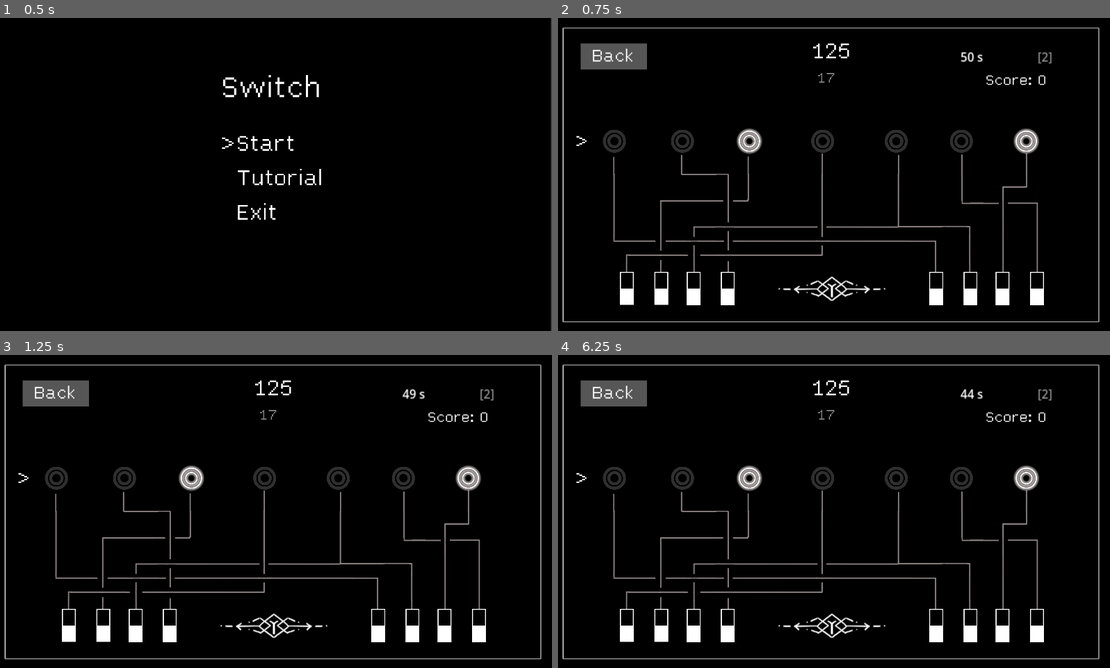
Above: before the commit, frames 1-4 (two rows, left to right).
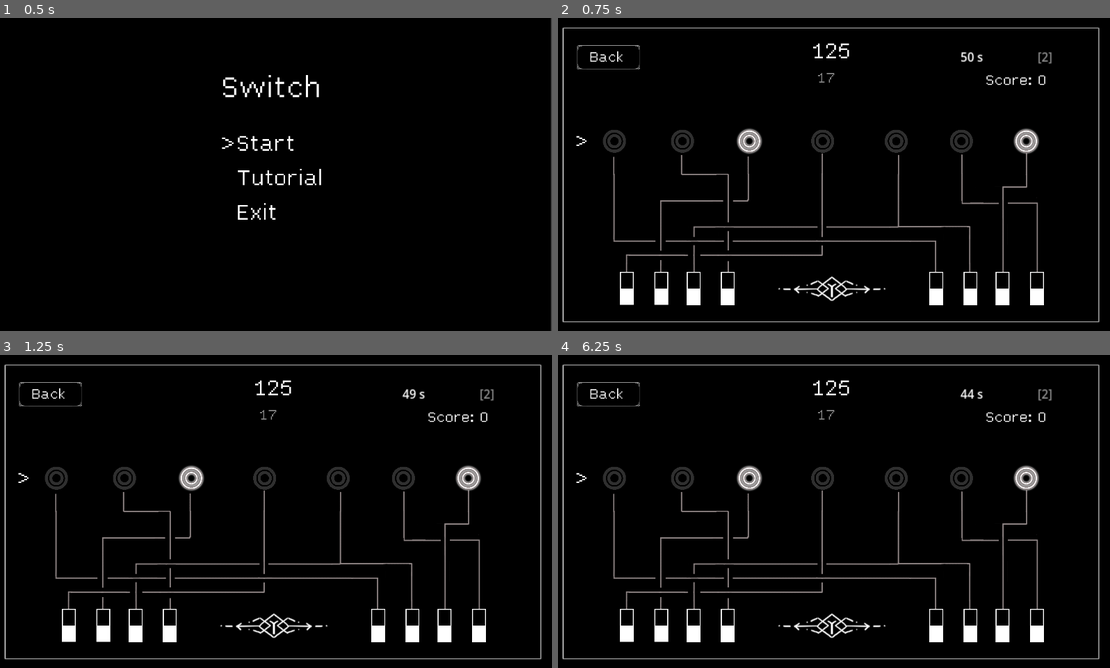
Above: after the commit, the same moments.

Repository: DragonCat4012/Switch
Game: Godot game, scene res://Scenes/menu.tscn
The game is run twice, just before and just after one commit, with the same random seed, the same clock (stepped at 60 frames per second) and the same inputs.
Inputs (mouse positions are in pixels of both pictures, inside the frame that each line leads up to):
- Up to frame 1 (0.5 s): no input
- Up to frame 2 (0.75 s): tap Enter (ui_accept) at 0.5 s; move the mouse to (955, 158) at 0.52 s; hold Right (ui_right) from 0.53 s (still down); click (955, 158) at 0.67 s
- Up to frame 3 (1.25 s): keep holding Right (ui_right); tap Enter (ui_accept) at 0.77 s
- Up to frame 4 (6.25 s): move the mouse to (718, 527) at 1.27 s; release Right (ui_right) at 1.28 s; hold Down (ui_down) 1.28-2.03 s; tap Enter (ui_accept) at 1.52, 2, 2.75, 3.02, 3.5, 3.77, 4.25, 4.52, 5, 6.02 s; move the mouse to (889, 442) at 2.02 s; hold Right (ui_right) 2.03-2.78 s; move the mouse to (806, 574) at 2.77 s; hold Up (ui_up) 2.78-3.53 s; click (806, 574) at 2.92 s; move the mouse to (999, 558) at 3.52 s; hold Left (ui_left) 3.53-5.03 s; move the mouse to (662, 464) at 4.27 s; move the mouse to (861, 511) at 5.02 s; hold Down (ui_down) 5.03-5.78 s; click (861, 511) at 5.17 s; move the mouse to (751, 433) at 5.77 s; hold Right (ui_right) from 5.78 s (still down)

Frame 1 is identical in both runs. In frame 2, 1.0% of the frame differs, in the area x 3-17%, y 8-17%; in frame 3, 1.0%; in frame 4, 1.0%.

Commit message:
add button ui

Diff:
--- a/Scenes/game.tscn
+++ b/Scenes/game.tscn
@@ -1,6 +1,7 @@
-[gd_scene load_steps=11 format=3 uid="uid://cygmp3elu4kij"]
+[gd_scene load_steps=12 format=3 uid="uid://cygmp3elu4kij"]
 
 [ext_resource type="Script" path="res://game.gd" id="1_67put"]
+[ext_resource type="Texture2D" uid="uid://cf83i6ab4h457" path="res://Sprites/button.PNG" id="2_cvfho"]
 [ext_resource type="FontFile" uid="uid://b2cswqm32sj5f" path="res://Lex.ttf" id="2_q8ujg"]
 [ext_resource type="Script" path="res://Sprites/Switch/Switch.gd" id="3_gwxeo"]
 [ext_resource type="Texture2D" uid="uid://q7pg1xi85gxc" path="res://Sprites/Maps/map_1.PNG" id="3_lyxkw"]
@@ -19,20 +20,19 @@
 offset_bottom = 1080.0
 color = Color(0, 0, 0, 1)
 
-[node name="ColorRect" type="ColorRect" parent="ColorRect"]
-layout_mode = 0
-offset_left = 92.0
-offset_top = 88.0
-offset_right = 322.0
-offset_bottom = 178.0
-color = Color(0.336607, 0.336608, 0.336608, 1)
-
-[node name="BackButon" type="CenterContainer" parent="ColorRect/ColorRect"]
-layout_mode = 0
-offset_right = 230.0
-offset_bottom = 90.0
-
-[node name="Label" type="Label" parent="ColorRect/ColorRect/BackButon"]
+[node name="buttonBackTexture" type="Sprite2D" parent="ColorRect"]
+position = Vector2(189, 136)
+scale = Vector2(0.218072, 0.218072)
+texture = ExtResource("2_cvfho")
+
+[node name="BackButon" type="CenterContainer" parent="ColorRect/buttonBackTexture"]
+offset_left = -450.157
+offset_top = -163.559
+offset_right = -220.157
+offset_bottom = -73.5588
+scale = Vector2(3.73412, 3.73412)
+
+[node name="Label" type="Label" parent="ColorRect/buttonBackTexture/BackButon"]
 layout_mode = 2
 theme_override_fonts/font = ExtResource("2_q8ujg")
 theme_override_font_sizes/font_size = 70
--- a/game.gd
+++ b/game.gd
@@ -17,7 +17,7 @@
 @onready var numberPreviewLabel = $CenterContainer/VBoxContainer/NumberPreview
 @onready var scoreLabel = $CenterContainer2/ScoreLabel
 @onready var mapLabel = $CenterContainer3/HBoxContainer/MapLabel
-@onready var backButton = $ColorRect/ColorRect/BackButon
+@onready var backButton = $ColorRect/buttonBackTexture/BackButon
 # Audio
 @onready var audioPlayer = $"AudioStreamPlayer"
 
Binary file added: Sprites/button.PNG
Not shown, added: Sprites/button.PNG.import
